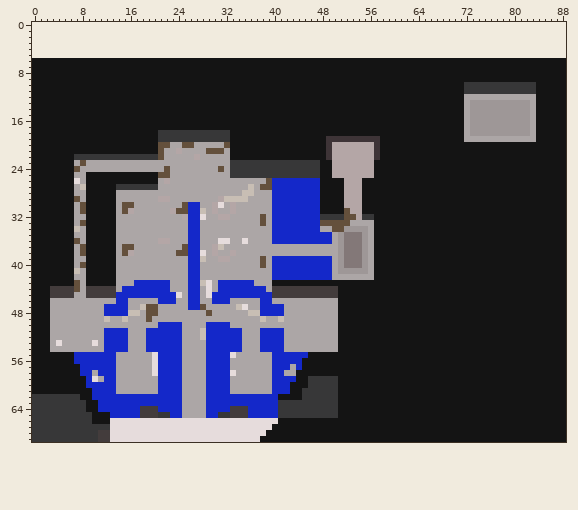
A sprite sheet gets an edit: ari_gravekeeper_city_church_interior.png. This is how it looked before the edit.
The file is 89x64 pixels. Colours within 5 levels of each other are drawn and written as one. The old version is drawn lined up with the new one, on the new canvas.
And afterwards:
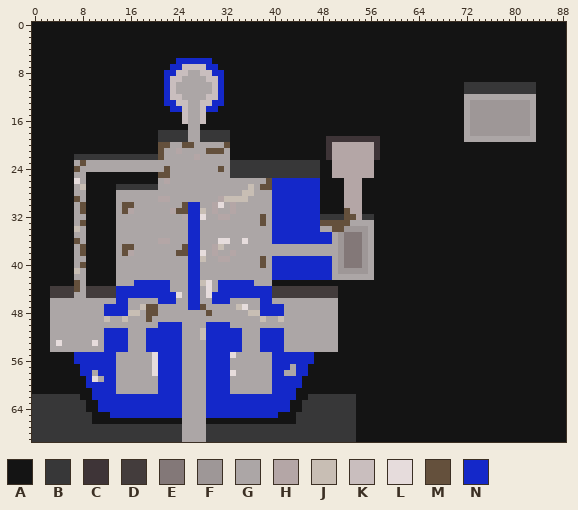
Palette (. is transparent): A #141414  B #373738  C #3e3437  D #433c3c  E #837878  F #9e9797  G #aca6a6  H #b4a6a6  J #c8beb4  K #c9bebe  L #e6dcdc  M #64503c  N #1428c9
The exact change:
canvas 89x64 -> 89x70, the old top-left corner now at 0,6
Changed rows in their new state; - is an unchanged pixel.
first column x 0:
 0 AAAAAAAAAAAAAAAAAAAAAAAAAAAAAAAAAAAAAAAAAAAAAAAAAAAAAAAAAAAAAAAAAAAAAAAAAAAAAAAAAAAAAAAAA
 1 AAAAAAAAAAAAAAAAAAAAAAAAAAAAAAAAAAAAAAAAAAAAAAAAAAAAAAAAAAAAAAAAAAAAAAAAAAAAAAAAAAAAAAAAA
 2 AAAAAAAAAAAAAAAAAAAAAAAAAAAAAAAAAAAAAAAAAAAAAAAAAAAAAAAAAAAAAAAAAAAAAAAAAAAAAAAAAAAAAAAAA
 3 AAAAAAAAAAAAAAAAAAAAAAAAAAAAAAAAAAAAAAAAAAAAAAAAAAAAAAAAAAAAAAAAAAAAAAAAAAAAAAAAAAAAAAAAA
 4 AAAAAAAAAAAAAAAAAAAAAAAAAAAAAAAAAAAAAAAAAAAAAAAAAAAAAAAAAAAAAAAAAAAAAAAAAAAAAAAAAAAAAAAAA
 5 AAAAAAAAAAAAAAAAAAAAAAAAAAAAAAAAAAAAAAAAAAAAAAAAAAAAAAAAAAAAAAAAAAAAAAAAAAAAAAAAAAAAAAAAA
 6 ------------------------NNNNNN-----------------------------------------------------------
 7 -----------------------NNKKKKNN----------------------------------------------------------
 8 ----------------------NNKKGGKKNN---------------------------------------------------------
 9 ----------------------NKKGGGGKKN---------------------------------------------------------
10 ----------------------NKGGGGGGKN---------------------------------------------------------
11 ----------------------NKGGGGGGKN---------------------------------------------------------
12 ----------------------NKKGGGGKKN---------------------------------------------------------
13 ----------------------NNKKGGKKNN---------------------------------------------------------
14 -----------------------NNKGGKNN----------------------------------------------------------
15 -------------------------KGGK------------------------------------------------------------
16 -------------------------KGGK------------------------------------------------------------
17 --------------------------GG-------------------------------------------------------------
18 --------------------------GG-------------------------------------------------------------
19 --------------------------GG-------------------------------------------------------------
first column x 14:
44 N------------------------N
first column x 11:
55 -----------------------------------N-------
56 ----------------------------------NN-------
57 ----------------------------------N--------
58 ---------------------------------NN--------
59 ---------------------------------N-AAAAA---
60 --------------------------------NN-AAAAA---
61 --------------------------------N-AAAAAA---
62 ------------------------------NNN-A-----BBB
63 ------------------------------NNAA------BBB
64 -------NNN------------NNN-----NNAA------BBB
65 -------NNNNN--------NNNNN-----AAA-------BBB
66 --AAAAAAAAAAAAGGGGAAAAAAAAAAAA---BBBBBBBBBB
67 --BBBBBBBBBBBBGGGGBBBBBBBBBBBBBBBBBBBBBBBBB
68 BBBBBBBBBBBBBBGGGGBBBBBBBBBBBBBBBBBBBBBBBBB
69 BBBBBBBBBBBBBBGGGGBBBBBBBBBBBBBBBBBBBBBBBBB
Pixel boxes of the changes (left, top, right, bottom) in both pictures:
changed: (32, 22, 566, 142)
changed: (116, 286, 122, 292)
changed: (266, 286, 272, 292)
changed: (98, 352, 356, 442)
